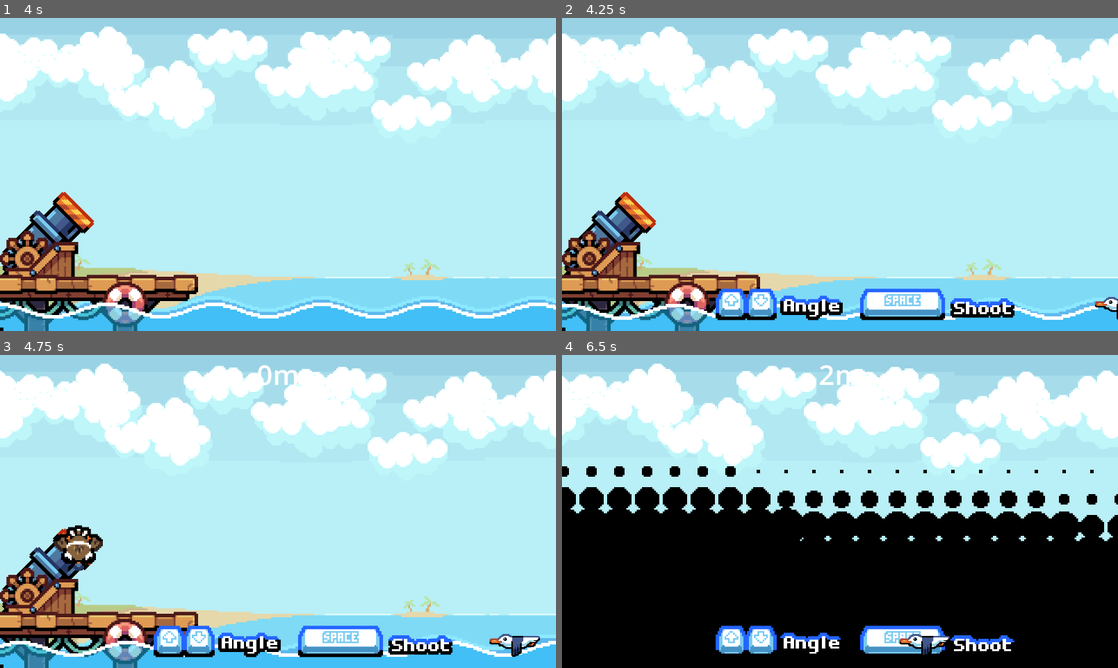
Above: before the commit, frames 1-4 (two rows, left to right).
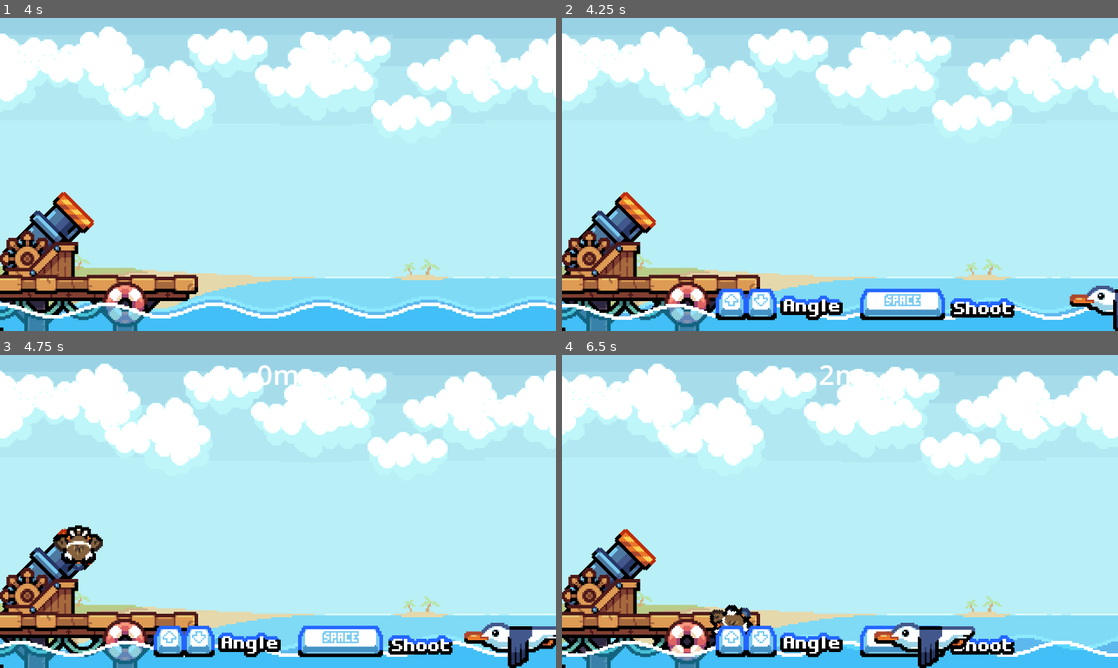
Above: after the commit, the same moments.

Repository: FaunaPolaris/BirdGameJam-Legado
Game: Godot game, scene res://canonGame/level/level.tscn
The game is run twice, just before and just after one commit, with the same random seed, the same clock (stepped at 60 frames per second) and the same inputs. This scene is started directly instead of the project's main scene. Sound files missing from this copy of the repository are replaced by a short silence.
Inputs:
- Up to frame 1 (4 s): tap Enter (ui_accept) at 0.5, 0.77, 1.52, 3.02, 3.77 s; hold Right (ui_right) 0.53-1.28 s; hold Down (ui_down) 1.28-2.03 s; hold Right (ui_right) 2.03-2.78 s; hold Up (ui_up) 2.78-3.53 s; hold Left (ui_left) from 3.53 s (still down)
- Up to frame 2 (4.25 s): keep holding Left (ui_left)
- Up to frame 3 (4.75 s): keep holding Left (ui_left); tap Enter (ui_accept) at 4.52 s
- Up to frame 4 (6.5 s): release Left (ui_left) at 5.03 s; hold Down (ui_down) 5.03-5.78 s; hold Right (ui_right) from 5.78 s (still down); tap Enter (ui_accept) at 6.02 s

Frame 1 is identical in both runs. In frame 2, 0.6% of the frame differs, in the area x 91-100%, y 85-100%; in frame 3, 1.2%; in frame 4, 49%, in the area x 0-100%, y 35-100%.

Commit message:
gave up on final transition

Diff:
--- a/canonGame/impulse/impulse.tscn
+++ b/canonGame/impulse/impulse.tscn
@@ -59,7 +59,7 @@
 
 [node name="art" type="AnimatedSprite2D" parent="."]
 texture_filter = 1
-scale = Vector2(2, 2)
+scale = Vector2(4, 4)
 sprite_frames = SubResource("SpriteFrames_yc1sd")
 animation = &"turtle"
 
--- a/canonGame/level/level.gd
+++ b/canonGame/level/level.gd
@@ -8,10 +8,10 @@
 var third_layer		: int = -1700
 
 func _on_floor_body_entered(body: Node2D) -> void:
-	$transitionControl.TransitionOut()
-	$transitionControl/transition.start()
-	$transitionControl/transition.timeout.connect(Callable(self, "_on_death"))
 	$splashSound.play()
+#	$transitionControl.TransitionOut()
+#	$transitionControl/transition.start()
+#	$transitionControl/transition.timeout.connect(Callable(self, "_on_death"))
 
 func _on_death() -> void:
 	get_tree().change_scene_to_packed(end_screen)
--- a/canonGame/level/level.tscn
+++ b/canonGame/level/level.tscn
@@ -400,3 +400,4 @@
 [connection signal="body_entered" from="floor" to="." method="_on_floor_body_entered"]
 [connection signal="timeout" from="impulse_spawn" to="." method="_on_impulse_spawn_timeout"]
 [connection signal="animation_finished" from="AnimationPlayer" to="canon" method="_on_animation_player_animation_finished"]
+[connection signal="finished" from="splashSound" to="." method="_on_death"]
